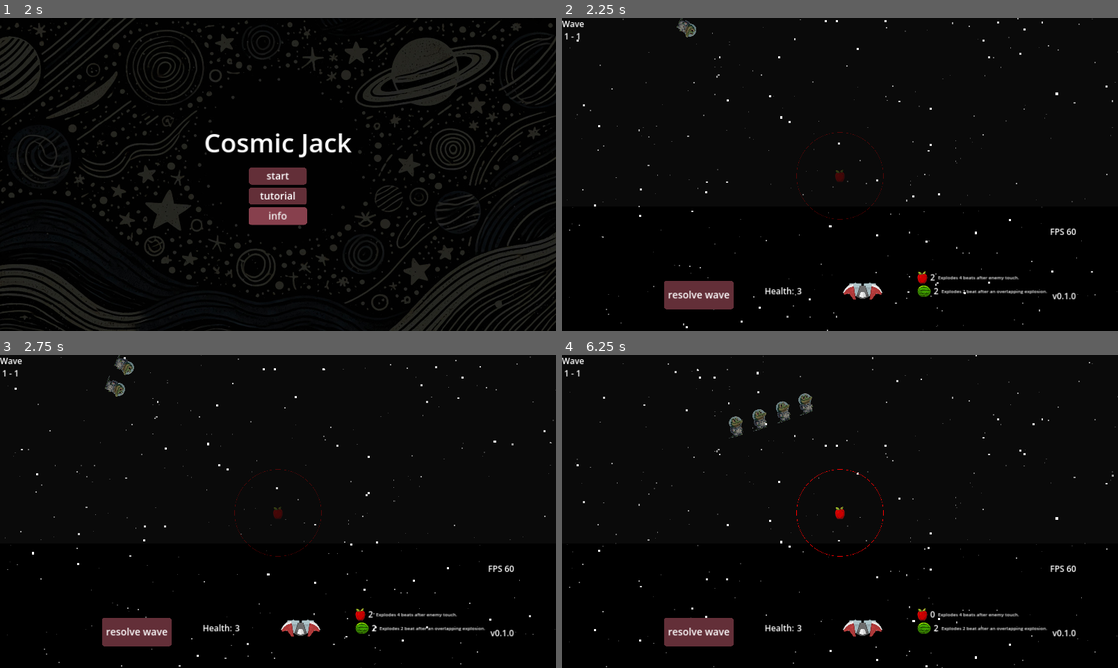
Above: before the commit, frames 1-4 (two rows, left to right).
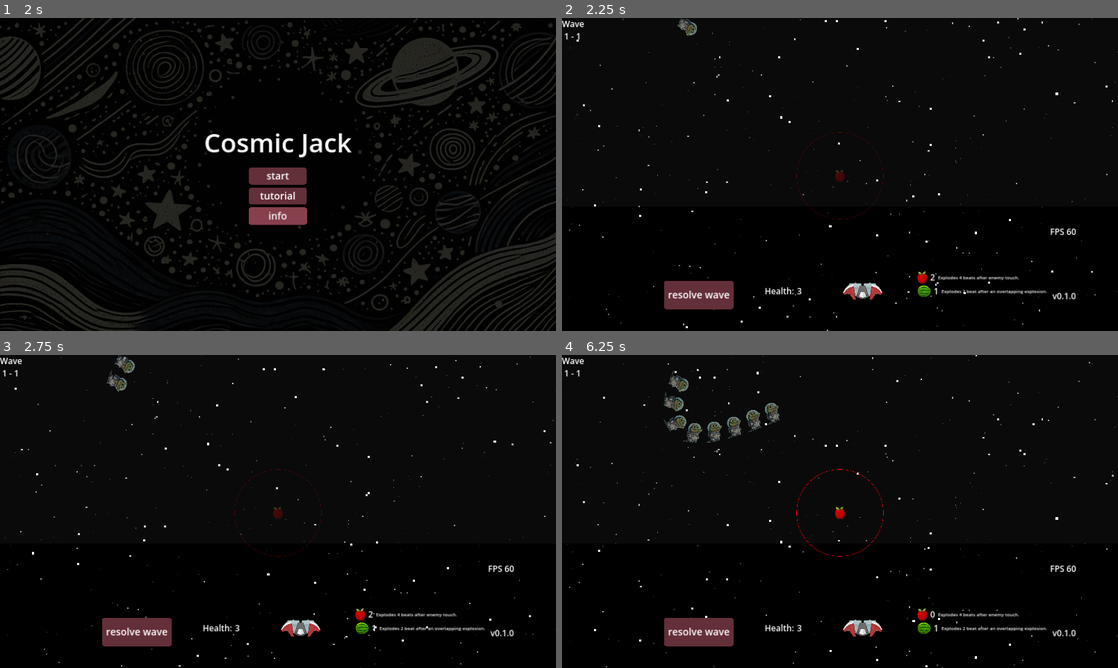
Above: after the commit, the same moments.

Repository: moby-it/cosmic-jack
Game: Godot game, scene res://main.tscn
The game is run twice, just before and just after one commit, with the same random seed, the same clock (stepped at 60 frames per second) and the same inputs.
Inputs (mouse positions are in pixels of both pictures, inside the frame that each line leads up to):
- Up to frame 1 (2 s): tap Enter at 0.5 s; move the mouse to (400, 158) at 0.52 s; hold Up (ui_up) 0.53-1.25 s; tap O at 0.6 s; click (400, 158) at 0.67 s; click (278, 221) at 1.25 s
- Up to frame 2 (2.25 s): click "start" at 2 s
- Up to frame 3 (2.75 s): no input
- Up to frame 4 (6.25 s): drag from (840, 511) to (678, 386) at 2.77 s; move the mouse to (840, 511) at 3.52 s; hold Up (ui_up) 3.53-4.25 s; tap Shift at 3.6 s; click (840, 511) at 3.67 s; drag from (840, 511) to (684, 430) at 4.27 s; move the mouse to (1006, 558) at 5.02 s; hold Down (ui_down) 5.03-5.75 s; hold Ctrl 5.03-5.75 s; drag from (673, 464) to (840, 511) at 5.77 s

Frame 1 is identical in both runs. In frame 2, 0.1% of the frame differs, in the area x 20-68%, y 0-89%; in frame 3, 0.3%; in frame 4, 1.3%, in the area x 18-68%, y 4-89%.

Commit message:
wip level design

Diff:
--- a/levels/1/1-2.wave.tres
+++ b/levels/1/1-2.wave.tres
@@ -8,13 +8,13 @@
 
 [sub_resource type="Resource" id="Resource_pupxp"]
 script = ExtResource("1_ig3f2")
-apples = 0
+apples = 1
 watermelons = 2
 cherries = 1
 
 [sub_resource type="Resource" id="Resource_pdekj"]
 script = ExtResource("1_denl3")
-duration = 8
+duration = 12
 count = 4
 river = ExtResource("3_16iyf")
 enemy = ExtResource("2_n8nmf")
--- a/levels/1/1-3.wave.tres
+++ b/levels/1/1-3.wave.tres
@@ -9,13 +9,13 @@
 [sub_resource type="Resource" id="Resource_0lca4"]
 script = ExtResource("1_qbinm")
 apples = 2
-watermelons = 2
+watermelons = 1
 cherries = 0
 
 [sub_resource type="Resource" id="Resource_sbo23"]
 script = ExtResource("1_cuspu")
 duration = 24
-count = 4
+count = 8
 river = ExtResource("3_xxjqi")
 enemy = ExtResource("2_khpvr")
 
--- a/levels/level.gd
+++ b/levels/level.gd
@@ -193,7 +193,6 @@
 		waves_container.add_child(river_node)
 
 func add_enemy(convoy: Convoy, path: Path2D, preview: bool):
-	print("checking to add enemy %s" % Time.get_ticks_usec())
 	if path.get_child_count() + ExplosionBus.enemies_exploded[convoy.get_instance_id()] == convoy.count:
 		convoy.rendered = true
 		return
--- a/waves/rivers/clyde.rvr.tscn
+++ b/waves/rivers/clyde.rvr.tscn
@@ -4,7 +4,7 @@
 
 [sub_resource type="Curve2D" id="Curve2D_g50po"]
 _data = {
-"points": PackedVector2Array(0, 0, 0, 0, 647.448, -68.3711, -372, 0, 372, 0, 697.448, 466.629, 0, -290, 0, 290, 2197.45, 168.629, 0, -252, 0, 252, 1487.45, 760.629, 0, 0, 0, 0, 2157.45, 1230.63)
+"points": PackedVector2Array(0, 0, 0, 0, 647.448, -68.3711, -372, 0, 372, 0, 697.448, 466.629, 0, -290, 0, 290, 1803.45, 252.629, 0, -252, 0, 252, 1447.45, 618.629, 0, 0, 0, 0, 2157.45, 1230.63)
 }
 point_count = 5
 
--- a/waves/rivers/seine.rvr.tscn
+++ b/waves/rivers/seine.rvr.tscn
@@ -4,9 +4,9 @@
 
 [sub_resource type="Curve2D" id="Curve2D_7etg2"]
 _data = {
-"points": PackedVector2Array(0, 0, 0, 0, 1303.66, 41, 139.691, -50.7969, -139.691, 50.7969, 928.657, 173, 349.622, 0, -349.622, 0, 423.657, 253, 0, 0, 0, 0, 103.657, 1351)
+"points": PackedVector2Array(0, 0, 0, 0, 1303.66, 41, 228.533, -210.224, -228.533, 210.224, 323.657, 299, 0, 0, 0, 0, 402.657, 1342)
 }
-point_count = 4
+point_count = 3
 
 [node name="Seine" type="Node2D"]
 
